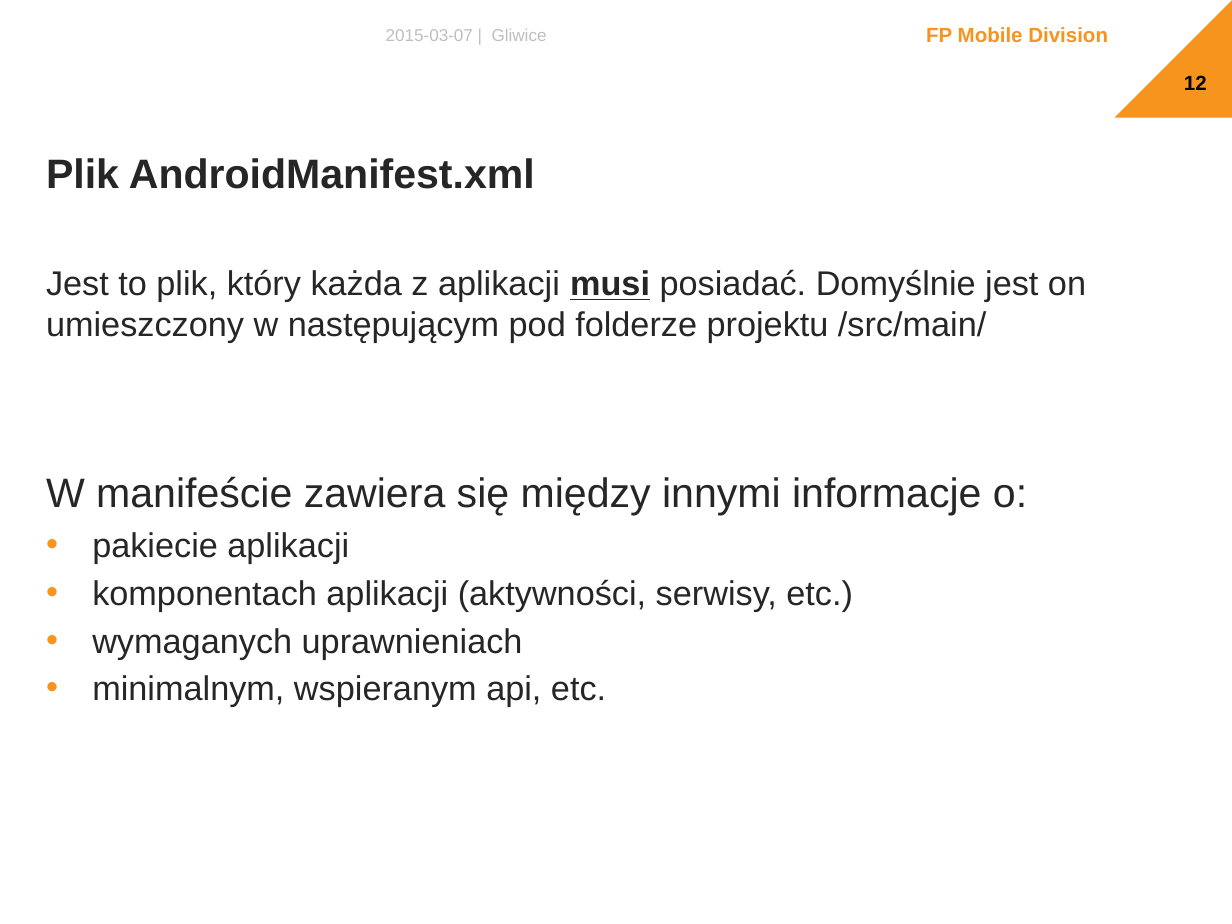
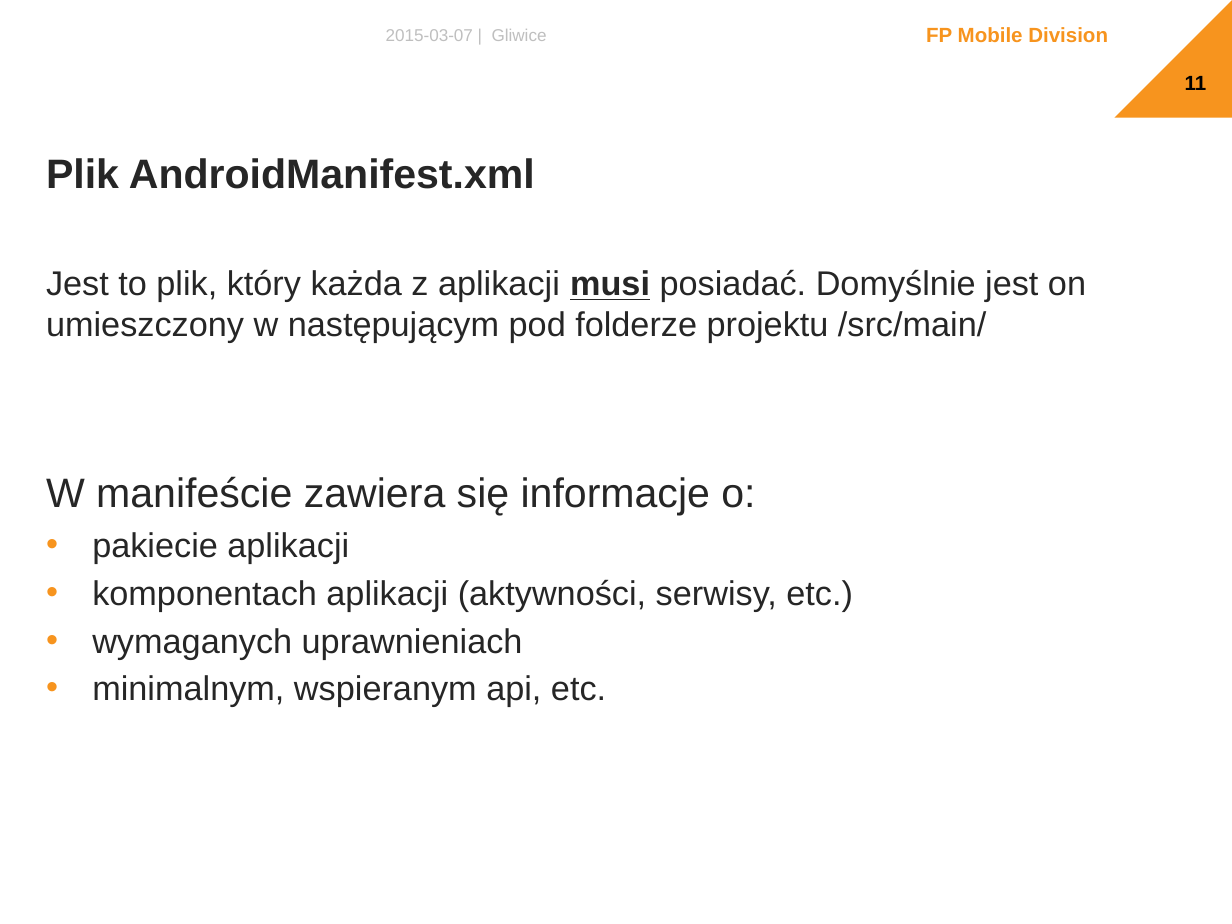
Before and after one commit to The-Lizard-Project/android-basics, a slide deck: slide 11 of Dokumenty/Presentation.pptx (slide 12 before the commit). Drawn at 1232x924 pixels with LibreOffice and Linux fonts; fonts in the diff are those of the drawing; background and template pictures are left out. Boxes give left, top, right and bottom in pixels: in the first picture for what was removed or moved away, otherwise in the second. Text is boxed around its words. In the diff, an @@ line names an element or a change of style, - is before the commit and + after.

```diff
--- a/Dokumenty/Presentation.pptx
+++ b/Dokumenty/Presentation.pptx
@@ page number at box(1185, 76, 1207, 90): text changed @@
-12
+11
@@ text at box(46, 476, 755, 516): text changed @@
-W manifeście zawiera się między innymi informacje o:
+W manifeście zawiera się informacje o:
```
Also in this commit, not shown: 18 other slides changed, 6 slides added, 2 slides removed.
